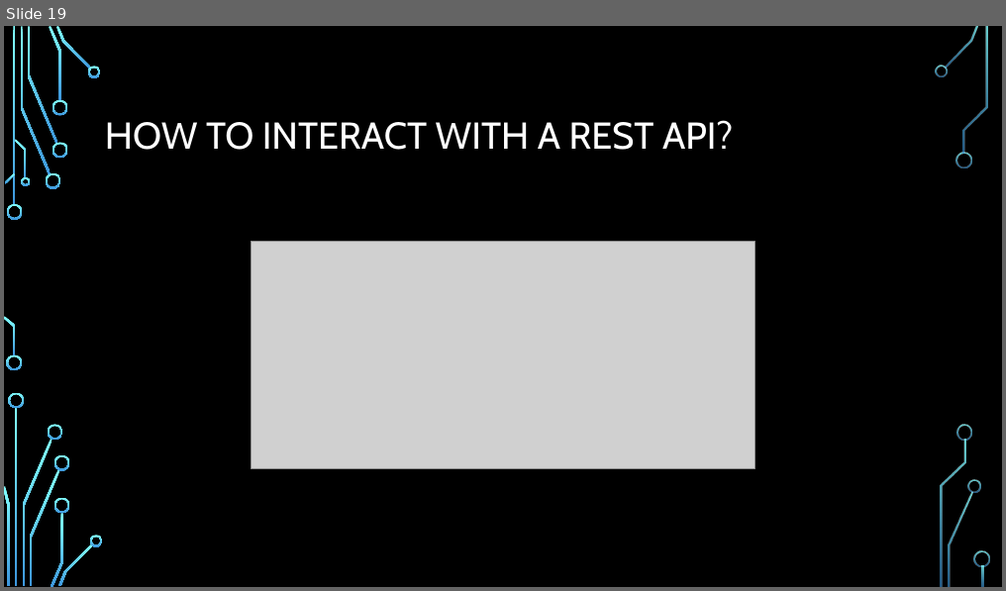
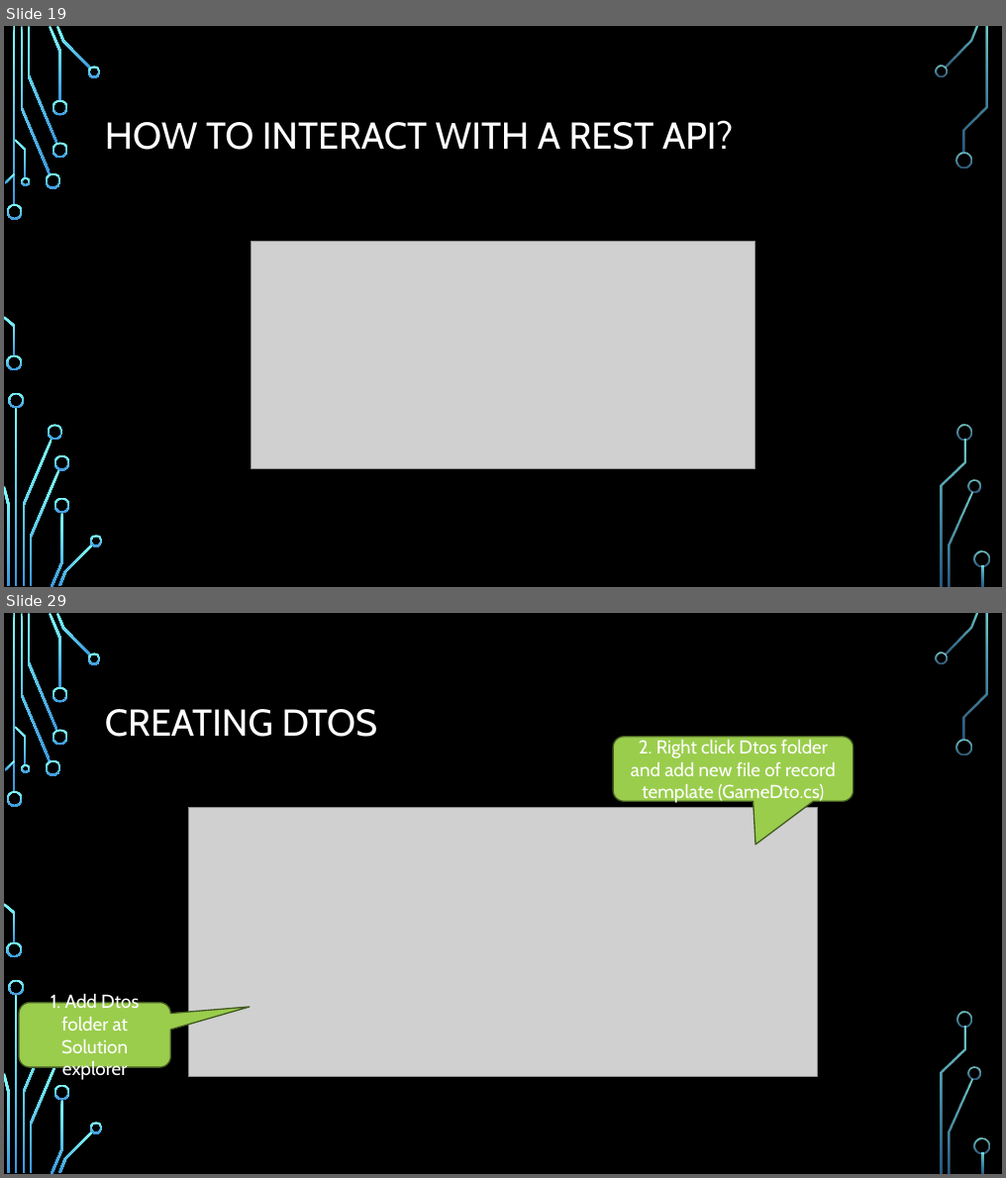
Before and after one commit to kenshih1989/GameStoreAPI, a slide deck: GameStore with Visual Studio Code.pptx. Shown one above the other, each under a label of ours: slide 19 before the commit, slides 19 and 29 after it; the slides between them are not shown. The pictures are 1006x591 and 1006x1178 pixels, drawn with LibreOffice and Linux fonts; fonts in the diff are those of the drawing; grey boxes stand for pictures; background and template pictures are left out. Boxes give left, top, right and bottom in pixels: in the first picture for what was removed or moved away, otherwise in the second. Text is boxed around its words. In the diff, an @@ line names an element or a change of style, - is before the commit and + after.

```diff
--- a/GameStore with Visual Studio Code.pptx
+++ b/GameStore with Visual Studio Code.pptx
@@ slide 29 added at bbox=[4, 613, 1002, 1174], background picture (left out); not listed: 36 template elements that a slide beside it also shows @@
@@ title added at bbox=[105, 709, 378, 737], 36 pt, text #FFFFFF @@
+CREATING DTOS
@@ rounded speech box added at bbox=[614, 737, 853, 802], fill #9ACD4C, outline #435A21 1.25 pt, 18 pt, text #FFFFFF @@
+2. Right click Dtos folder and add new file of record template (GameDto.cs)
@@ picture added at bbox=[189, 807, 818, 1076] @@
@@ rounded speech box added at bbox=[19, 1003, 171, 1068], fill #9ACD4C, outline #435A21 1.25 pt, 18 pt, text #FFFFFF @@
+1. Add Dtos folder at Solution explorer
```
Also in this commit, not shown: 17 other slides added, 1 slide removed, 47 other files.
